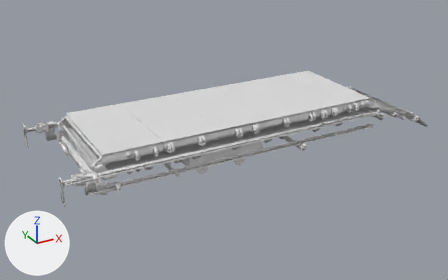
A saved change to the FBX model a-frame_bridge_trailer/meshes/trucks/tuning/short.fbx.
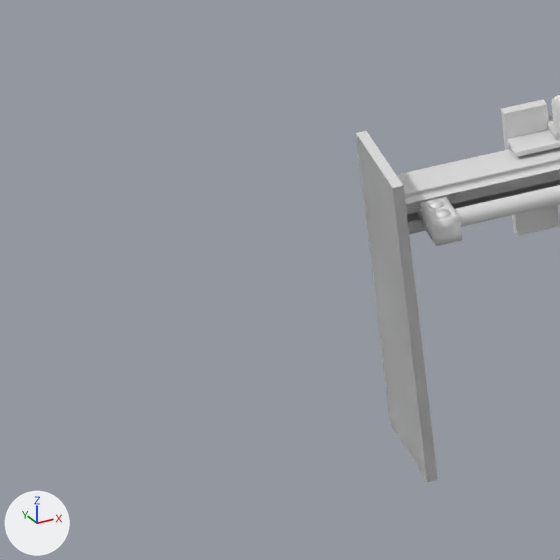
The first picture shows the older version from a 50 mm camera at (-0.041, -0.1585, 0.0836) aimed at (0.0479, 0.0033, 0.0028). The close-ups show both versions on the part from 6% to 17% of the width and 59% to 76% of the height of that picture; other places that the commit changed are outside them. Lighting does not change. The marker at lower left points along +X, +Y and +Z. Where no turn or scale is listed for an object, it has been applied to the vertices. Vertices at the same position are counted once.

Before the edit, the objects in view are built like this:
```python
me_cube_021 = bpy.data.meshes.new('Cube.021')
me_cube_021.from_pydata(...)  # 184 vertices, 173 faces; spans x -0.0107..0.092, y -0.0014..0.0015, z -0.0015..0.0055
me_cube_108 = bpy.data.meshes.new('Cube.108')
me_cube_108.from_pydata(...)  # 29797 vertices, 21005 faces; spans x -0.1026..0.0357, y -0.0231..0.0229, z -0.0134..0.0045
me_cube_108.materials.append(mat_short_mat)  # white #e7e7e7
ob_arm_001 = bpy.data.objects.new('arm.001', me_cube_108)
ob_arm_001.location = (0.09186, 0.0, 0.01164)
ob_cdt_toprightanchor_001 = bpy.data.objects.new('cdt_TopRightAnchor.001', me_cube_021)
ob_cdt_toprightanchor_001.location = (0.0, -0.02007, 0.00791)
```
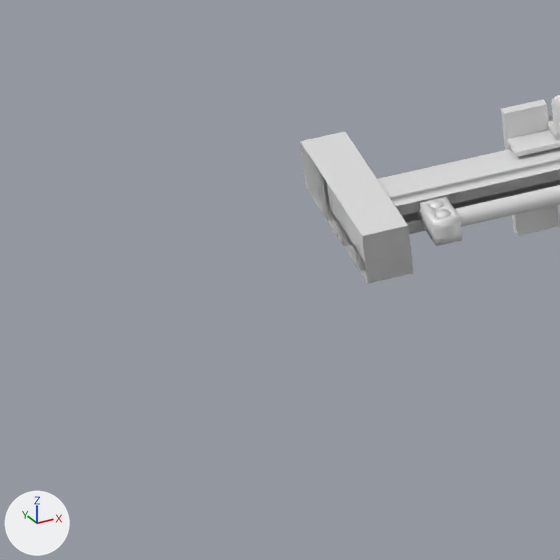
The change, as a diff of the scene's bpy script:
```diff
--- a/a-frame_bridge_trailer/meshes/trucks/tuning/short.fbx.py
+++ b/a-frame_bridge_trailer/meshes/trucks/tuning/short.fbx.py
@@ me_cube_108 @@
 me_cube_108.from_pydata(...)  # 29797 vertices, 21005 faces; spans x -0.1026..0.0357, y -0.0231..0.0229, z -0.0134..0.0045
 # used by ob_arm_001; location = (0.09186, 0.0, 0.01164)
+# me_cube_108 part 1: the loose piece of 8 vertices spanning x -0.1026..-0.1024, y -0.0214..-0.0186, z -0.0052..0.0017 is scaled about its middle by (4.27, 1.72, 0.16), then moved by (-0.0004, 0.001, 0.002)
 me_cube_108.materials.append(mat_short_mat)
@@ me_cube_021 @@
 me_cube_021.from_pydata(...)  # 184 vertices, 173 faces; spans x -0.0107..0.092, y -0.0014..0.0015, z -0.0015..0.0055
 # used by ob_cdt_toprightanchor_001; location = (0.0, -0.02007, 0.00791)
+# me_cube_021 part 2: the loose piece of 8 vertices spanning x -0.0107..-0.0105, y -0.0014..0.0015, z -0.0015..0.0055 is scaled about its middle by (4.27, 1.72, 0.16), then moved by (-0.0004, 0.001, 0.002)
```

What differs and where, as boxes [x1, y1, x2, y2] in the close-ups (560 x 560 px; the box of a moved part takes in the faces that stretch with it):
'arm.001', reshaped: before [356, 95, 560, 482]; after [300, 95, 560, 283]
'cdt_TopRightAnchor.001', reshaped: before [356, 135, 560, 482]; after [300, 140, 560, 283]
part 1 of me_cube_108, moved or reshaped: before [356, 131, 438, 482]; after [300, 131, 414, 283]
part 2 of me_cube_021, moved or reshaped: before [356, 135, 438, 482]; after [300, 140, 414, 283]
